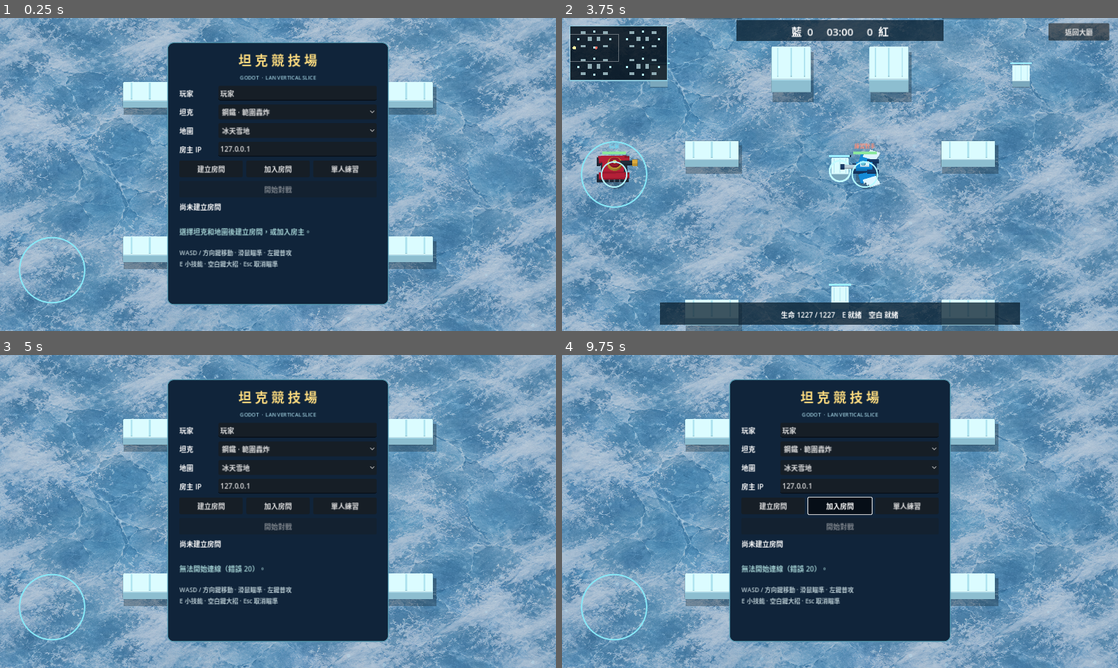
Above: before the commit, frames 1-4 (two rows, left to right).
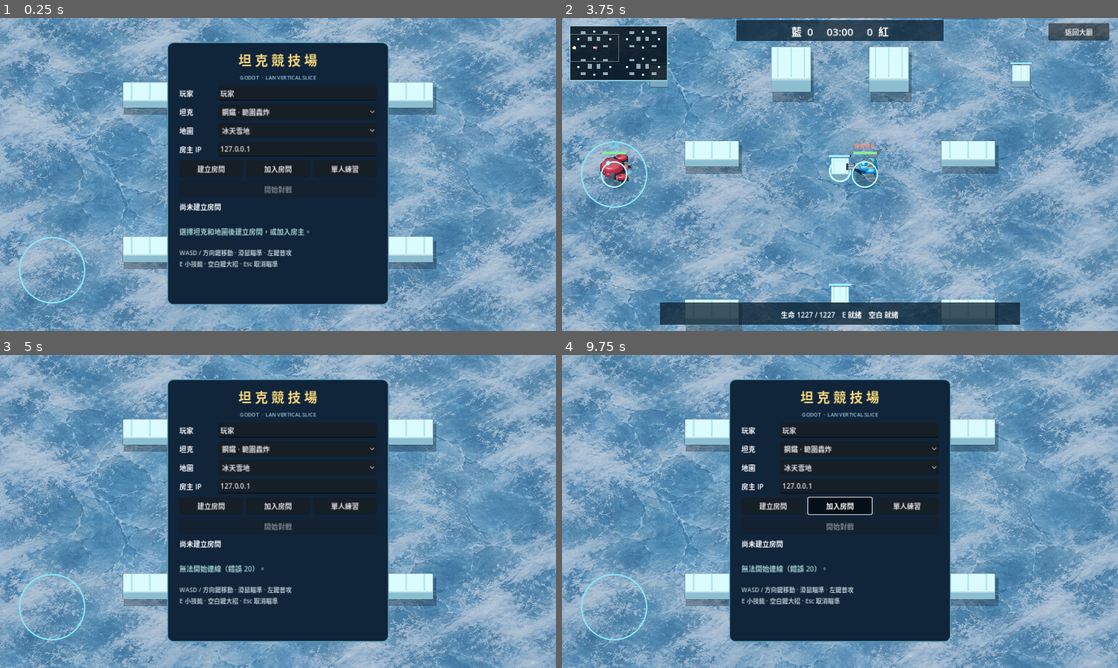
Above: after the commit, the same moments.

Repository: Ericko00o/My_Tank_Game
Game: Godot game, scene res://main.tscn
Same seed, same stepped clock (60 frames per second), same inputs: the game is played once before the commit and once after it.
Inputs (mouse positions are in pixels of both pictures, inside the frame that each line leads up to):
- Up to frame 1 (0.25 s): no input
- Up to frame 2 (3.75 s): click "鋼鐵 · 範圍轟炸" at 0.5 s; click "冰天雪地" at 1.25 s; click "建立房間" at 2 s; click "加入房間" at 2.75 s; click "單人練習" at 3.5 s
- Up to frame 3 (5 s): click "返回大廳" at 4.25 s
- Up to frame 4 (9.75 s): tap Enter at 5, 6.5, 8 s; move the mouse to (962, 495) at 5.02 s; hold D 5.03-5.78 s; tap E every 0.75 s from 5.1 to 9.6 s; click (962, 495) at 5.17 s; tap Space at 5.27, 5.75, 6.02, 7.25, 7.52, 8.27, 8.75, 9.02 s; move the mouse to (728, 527) at 5.77 s; hold S 5.78-6.53 s; move the mouse to (895, 442) at 6.52 s; hold D 6.53-7.28 s; move the mouse to (812, 574) at 7.27 s; hold W 7.28-8.03 s; click (812, 574) at 7.42 s; move the mouse to (1006, 558) at 8.02 s; hold A 8.03-9.53 s; move the mouse to (673, 464) at 8.77 s; move the mouse to (867, 511) at 9.52 s; hold S from 9.53 s (still down); click (867, 511) at 9.67 s

The runs differ from the first frame. In frame 1, less than 0.1% of the frame differs, in the area x 22-78%, y 20-78%; in frame 2, 1.0%, in the area x 6-85%, y 9-99%; in frame 3, less than 0.1%; in frame 4, less than 0.1%.

Commit message:
Refine steel and wing 3D models

Diff:
--- a/godot-game/scripts/models_3d.gd
+++ b/godot-game/scripts/models_3d.gd
@@ -29,10 +29,54 @@
     node.rotation = rot
     parent.add_child(node)
 
+static func ellipsoid(parent: Node3D, radius: Vector3, pos: Vector3, color: Color, metallic: float = 0.22) -> void:
+    var node := MeshInstance3D.new()
+    var mesh := SphereMesh.new()
+    mesh.radius = 1.0
+    mesh.height = 2.0
+    mesh.radial_segments = 24
+    mesh.rings = 12
+    node.mesh = mesh
+    node.scale = radius
+    node.position = pos
+    node.material_override = material(color, metallic)
+    parent.add_child(node)
+
+# A solid, beveled-looking plate with a custom silhouette in the X/Z plane.
+static func plate(parent: Node3D, outline: PackedVector2Array, height: float, thickness: float, color: Color) -> void:
+    var indices := Geometry2D.triangulate_polygon(outline)
+    if indices.is_empty():
+        return
+    var surface := SurfaceTool.new()
+    surface.begin(Mesh.PRIMITIVE_TRIANGLES)
+    for i in range(0, indices.size(), 3):
+        for j in [2, 1, 0]:
+            var p: Vector2 = outline[indices[i + j]]
+            surface.set_normal(Vector3.UP)
+            surface.add_vertex(Vector3(p.x, height, p.y))
+    for i in range(outline.size()):
+        var a: Vector2 = outline[i]
+        var b: Vector2 = outline[(i + 1) % outline.size()]
+        var normal := Vector3(b.y - a.y, 0, a.x - b.x).normalized()
+        var a0 := Vector3(a.x, height - thickness, a.y)
+        var a1 := Vector3(a.x, height, a.y)
+        var b0 := Vector3(b.x, height - thickness, b.y)
+        var b1 := Vector3(b.x, height, b.y)
+        for v in [a0, b0, b1, a0, b1, a1]:
+            surface.set_normal(normal)
+            surface.add_vertex(v)
+    var node := MeshInstance3D.new()
+    node.mesh = surface.commit()
+    var mat := material(color, 0.25)
+    mat.cull_mode = BaseMaterial3D.CULL_DISABLED
+    node.material_override = mat
+    parent.add_child(node)
+
 static func make_view(parent: Node, kind: String) -> Dictionary:
     var viewport := SubViewport.new()
     viewport.size = Vector2i(192, 160)
     viewport.transparent_bg = true
+    viewport.msaa_3d = Viewport.MSAA_4X
     viewport.render_target_update_mode = SubViewport.UPDATE_ALWAYS
     viewport.own_world_3d = true
     parent.add_child(viewport)
@@ -69,38 +113,63 @@
     return {"viewport": viewport, "model": model}
 
 static func make_steel(model: Node3D) -> void:
-    var red := Color("b71f34")
-    var dark := Color("242d39")
-    var gold := Color("e0a83a")
-    box(model, Vector3(2.3, .42, 1.38), Vector3(0, .35, 0), dark)
+    # Rounded crimson body, bright crown and paired mechanical outriggers,
+    # following the silhouette in picter/鋼鐵.jpg.
+    var red := Color("bf3047")
+    var red_light := Color("e05566")
+    var dark := Color("252c39")
+    var metal := Color("74818c")
+    var gold := Color("d7aa51")
+    ellipsoid(model, Vector3(1.18, .36, .79), Vector3(-.06, .39, 0), dark)
+    ellipsoid(model, Vector3(1.08, .50, .72), Vector3(-.16, .75, 0), red)
+    ellipsoid(model, Vector3(.82, .19, .59), Vector3(-.25, 1.10, 0), red_light)
+    ellipsoid(model, Vector3(.30, .16, .29), Vector3(-.49, 1.23, 0), metal)
+    ellipsoid(model, Vector3(.21, .11, .20), Vector3(-.49, 1.35, 0), Color("dcefff"))
+    cylinder(model, .37, .26, Vector3(.76, .68, 0), dark, Vector3(0, 0, PI / 2.0))
+    cylinder(model, .30, .12, Vector3(.94, .68, 0), gold, Vector3(0, 0, PI / 2.0))
+    ellipsoid(model, Vector3(.22, .24, .24), Vector3(1.03, .68, 0), Color("fa6388"))
+    cylinder(model, .12, .42, Vector3(1.28, .68, 0), dark, Vector3(0, 0, PI / 2.0))
+    cylinder(model, .15, .12, Vector3(1.50, .68, 0), metal, Vector3(0, 0, PI / 2.0))
     for side in [-1, 1]:
-        box(model, Vector3(2.8, .5, .54), Vector3(-.12, .27, side * .88), dark)
-        box(model, Vector3(2.45, .25, .6), Vector3(-.12, .60, side * .88), red)
-        cylinder(model, .26, .42, Vector3(1.12, .61, side * .88), red, Vector3(0, 0, PI / 2.0))
-        for x in [-.9, -.45, 0.0, .45, .9]:
-            box(model, Vector3(.12, .52, .57), Vector3(x, .29, side * .88), Color("64707b"))
-    box(model, Vector3(1.9, .55, 1.4), Vector3(-.1, .75, 0), red)
-    cylinder(model, .64, .34, Vector3(.05, 1.13, 0), gold)
-    cylinder(model, .48, .35, Vector3(.05, 1.32, 0), red)
-    box(model, Vector3(1.45, .3, .32), Vector3(1.06, 1.29, 0), dark)
-    box(model, Vector3(.5, .38, .42), Vector3(1.8, 1.29, 0), gold)
-    cylinder(model, .18, .04, Vector3(.05, 1.52, 0), Color("ffe47a"))
+        var z: float = side * .78
+        cylinder(model, .28, .34, Vector3(-.18, .56, z), metal, Vector3(PI / 2.0, 0, 0))
+        cylinder(model, .23, .38, Vector3(.16, .52, z * 1.2), dark, Vector3(0, 0, PI / 2.0))
+        ellipsoid(model, Vector3(.48, .29, .34), Vector3(.69, .43, z * 1.32), dark)
+        ellipsoid(model, Vector3(.54, .25, .31), Vector3(.67, .63, z * 1.32), red)
+        ellipsoid(model, Vector3(.35, .09, .24), Vector3(.72, .79, z * 1.32), red_light)
+        cylinder(model, .23, .12, Vector3(.23, .55, z * 1.32), gold, Vector3(0, 0, PI / 2.0))
+        box(model, Vector3(.15, .12, .52), Vector3(1.0, .38, z * 1.32), metal)
+        box(model, Vector3(.15, .12, .52), Vector3(1.15, .38, z * 1.32), dark)
+        ellipsoid(model, Vector3(.35, .28, .30), Vector3(-.48, .60, side * .67), red)
+        cylinder(model, .12, .08, Vector3(-.88, .57, side * .48), gold, Vector3(0, 0, PI / 2.0))
 
 static func make_wing(model: Node3D) -> void:
-    var blue := Color("1689cf")
-    var navy := Color("193b64")
-    var white := Color("e1f2f8")
-    box(model, Vector3(2.1, .36, .85), Vector3(0, .42, 0), navy)
-    box(model, Vector3(1.45, .42, .68), Vector3(.05, .78, 0), blue)
-    box(model, Vector3(.8, .23, .45), Vector3(.0, 1.11, 0), white)
+    # White feathered wings, cyan armor, gold crest, and a long twin barrel.
+    var blue := Color("168fcd")
+    var light_blue := Color("6dcff2")
+    var navy := Color("243c59")
+    var white := Color("dceef2")
+    var steel := Color("9cabb4")
+    var gold := Color("e6ba5e")
+    plate(model, PackedVector2Array([Vector2(1.04, 0), Vector2(.34, -.54), Vector2(-.85, -.48), Vector2(-1.12, 0), Vector2(-.85, .48), Vector2(.34, .54)]), .54, .24, navy)
+    ellipsoid(model, Vector3(.92, .35, .47), Vector3(-.18, .75, 0), blue)
+    ellipsoid(model, Vector3(.61, .19, .35), Vector3(-.16, 1.00, 0), light_blue)
+    plate(model, PackedVector2Array([Vector2(.48, 0), Vector2(-.15, -.35), Vector2(-.84, -.25), Vector2(-.58, 0), Vector2(-.84, .25), Vector2(-.15, .35)]), 1.11, .12, white)
+    ellipsoid(model, Vector3(.30, .16, .25), Vector3(.03, 1.17, 0), blue)
+    ellipsoid(model, Vector3(.15, .09, .15), Vector3(.12, 1.29, 0), Color("a9f3ff"))
     for side in [-1, 1]:
-        box(model, Vector3(1.45, .16, .95), Vector3(-.25, .38, side * .9), blue, Vector3(0, side * -.24, 0))
-        for i in range(3):
-            box(model, Vector3(1.22 - i * .13, .13, .34), Vector3(-.45 - i * .20, .45, side * (1.18 + i * .24)), white, Vector3(0, side * -.35, 0))
-        box(model, Vector3(1.0, .30, .25), Vector3(-.72, .76, side * .56), navy)
-    box(model, Vector3(1.7, .2, .25), Vector3(1.15, .72, 0), Color("bbcbd1"))
-    box(model, Vector3(.35, .3, .35), Vector3(1.94, .72, 0), navy)
-    cylinder(model, .22, .15, Vector3(.15, 1.28, 0), Color("82e8ff"))
+        plate(model, PackedVector2Array([Vector2(.38, side * .38), Vector2(-.12, side * 1.08), Vector2(-1.30, side * 1.90), Vector2(-.82, side * 1.13), Vector2(-.95, side * .53)]), .55, .13, blue)
+        for i in range(4):
+            var z0: float = side * (.71 + i * .22)
+            var x0: float = -.16 - i * .14
+            plate(model, PackedVector2Array([Vector2(x0 + .38, z0), Vector2(x0 + .06, z0 + side * .20), Vector2(x0 - .95, z0 + side * .54), Vector2(x0 - .52, z0 - side * .06)]), .67 + i * .018, .10, white if i % 2 == 0 else Color("adcbd6"))
+        ellipsoid(model, Vector3(.50, .23, .27), Vector3(-.55, .83, side * .54), blue)
+        ellipsoid(model, Vector3(.30, .11, .21), Vector3(-.57, 1.03, side * .54), light_blue)
+        plate(model, PackedVector2Array([Vector2(-.20, side * .35), Vector2(-.48, side * .40), Vector2(-.72, side * .14), Vector2(-.58, side * .10)]), 1.30, .08, gold)
+        cylinder(model, .13, .85, Vector3(1.09, .72, side * .14), steel, Vector3(0, 0, PI / 2.0))
+        cylinder(model, .16, .18, Vector3(1.53, .72, side * .14), navy, Vector3(0, 0, PI / 2.0))
+    box(model, Vector3(.75, .25, .54), Vector3(.56, .72, 0), navy)
+    box(model, Vector3(.35, .12, .62), Vector3(.66, .91, 0), steel)
 
 static func make_block(model: Node3D, kind: String) -> void:
     var jungle := kind == "jungle"
